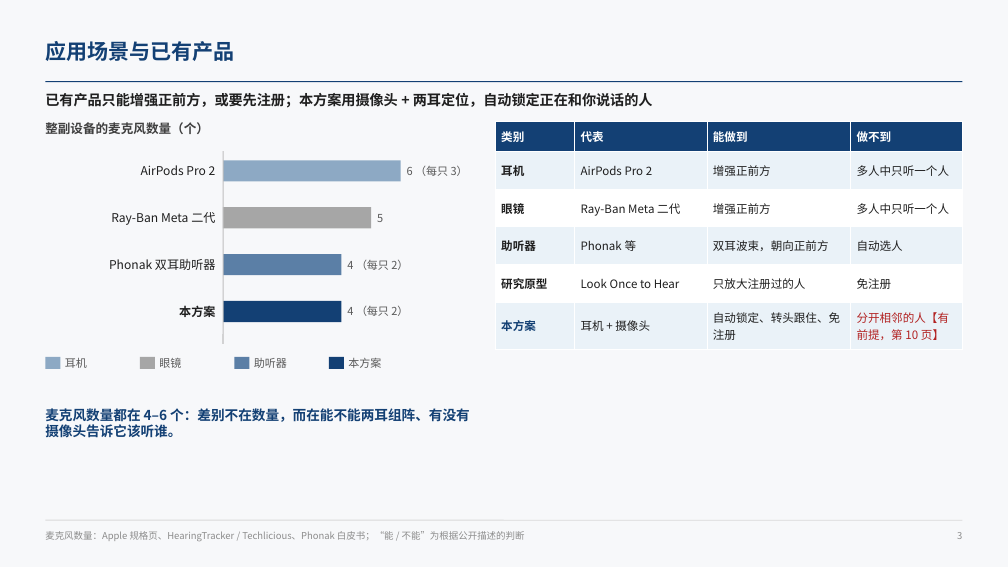
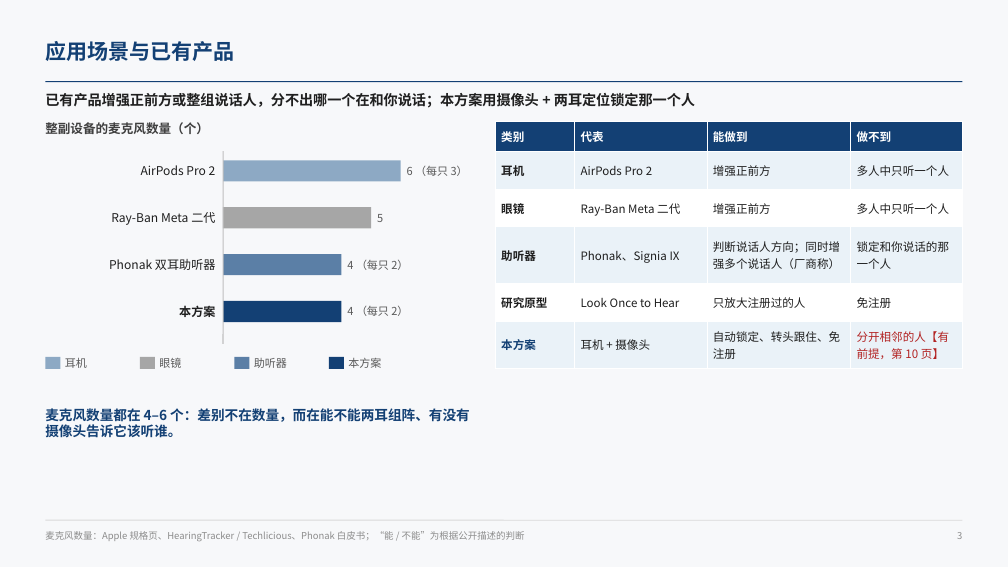
Before and after one commit to ZeroFoxxi/ssl-scene1, a slide deck: slide 3 of 02_耳机声源定位/耳机摄像头听觉辅助_整体设计方案.pptx. Drawn at 1008x567 pixels with LibreOffice and Linux fonts; fonts in the diff are those of the drawing. Boxes give left, top, right and bottom in pixels: in the first picture for what was removed or moved away, otherwise in the second. Text is boxed around its words. In the diff, an @@ line names an element or a change of style, - is before the commit and + after.

```diff
--- a/02_耳机声源定位/耳机摄像头听觉辅助_整体设计方案.pptx
+++ b/02_耳机声源定位/耳机摄像头听觉辅助_整体设计方案.pptx
@@ text at <box>45,93,695,108</box>: text changed @@
-已有产品只能增强正前方，或要先注册；本方案用摄像头 + 两耳定位，自动锁定正在和你说话的人
+已有产品增强正前方或整组说话人，分不出哪一个在和你说话；本方案用摄像头 + 两耳定位锁定那一个人
@@ table at <box>495,121,963,363</box> @@
-row 4: 助听器 | Phonak 等 | 双耳波束，朝向正前方 | 自动选人
+row 4: 助听器 | Phonak、Signia IX | 判断说话人方向；同时增强多个说话人（厂商称） | 锁定和你说话的那一个人
```
Also in this commit, not shown: 7 other slides changed, 5 other files.
